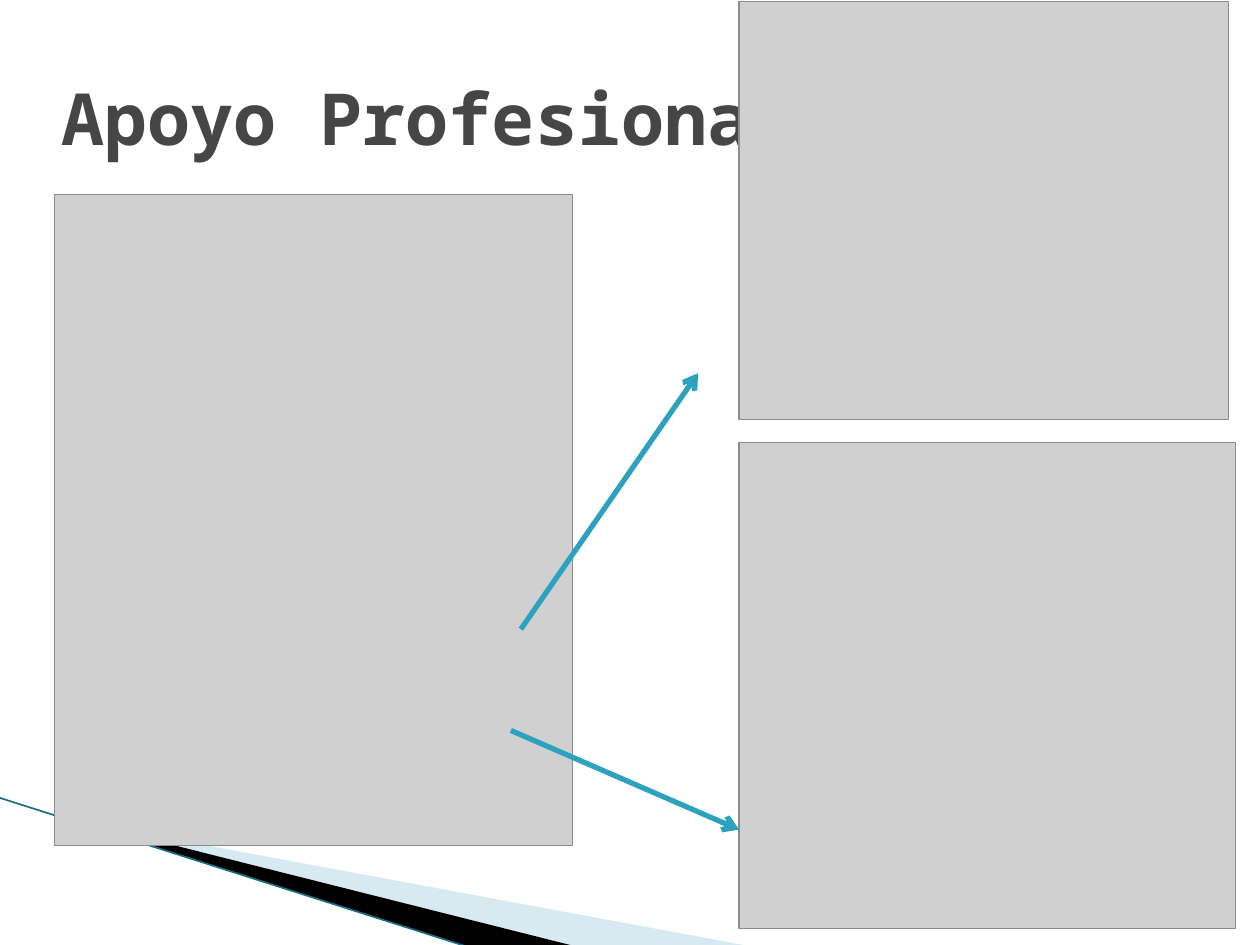
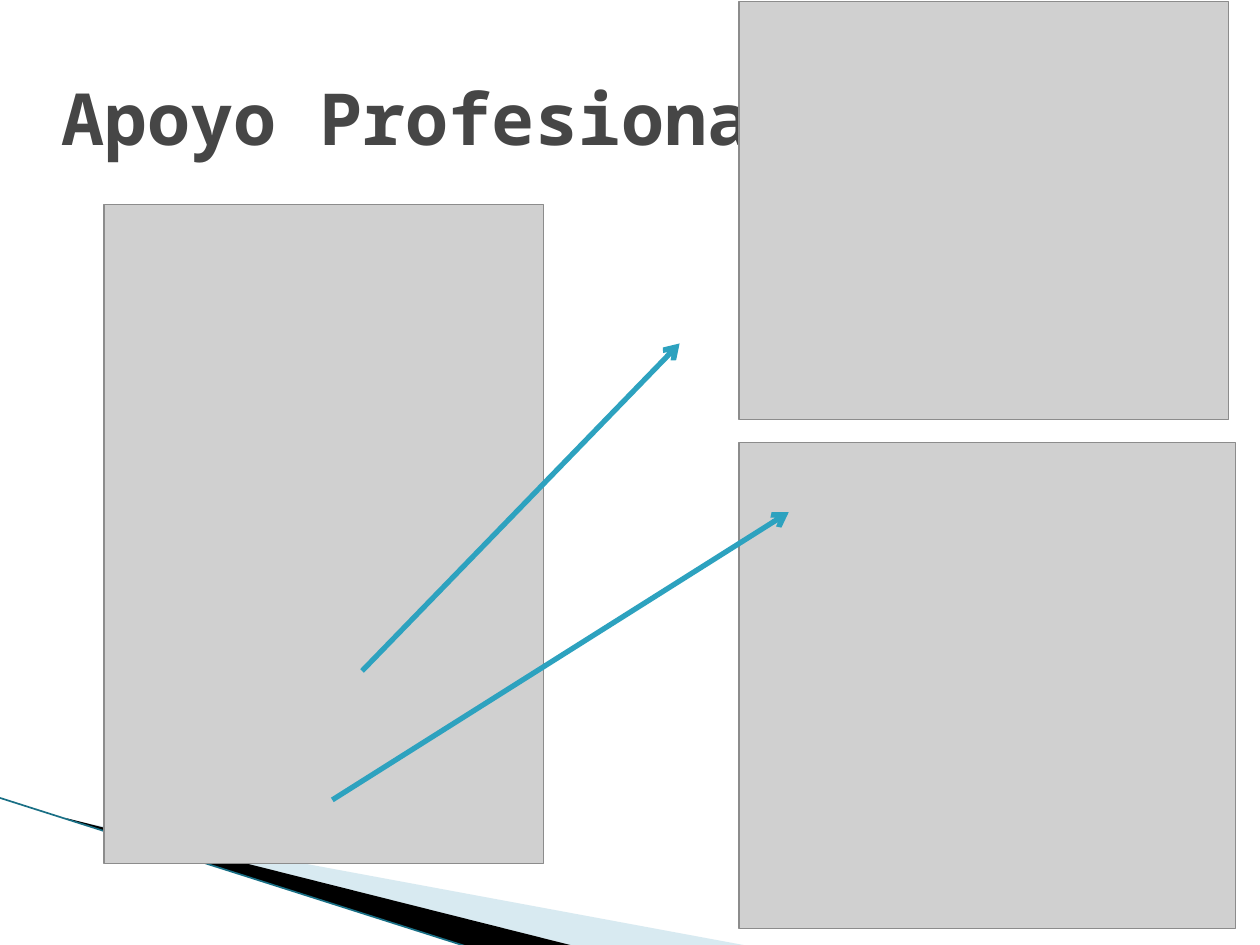
Before and after one commit to anfesmo/Drogas5aConvocatoria, a slide deck: slide 6 of themeforest-6705726-stroller-mobile-tablet-responsive-template/presentacion/odc_presentacion.pptx. Drawn at 1260x945 pixels with LibreOffice and Linux fonts; fonts in the diff are those of the drawing; grey boxes stand for pictures; background and template pictures are left out. Boxes give left, top, right and bottom in pixels: in the first picture for what was removed or moved away, otherwise in the second. Text is boxed around its words. In the diff, an @@ line names an element or a change of style, - is before the commit and + after.

```diff
--- a/themeforest-6705726-stroller-mobile-tablet-responsive-template/presentacion/odc_presentacion.pptx
+++ b/themeforest-6705726-stroller-mobile-tablet-responsive-template/presentacion/odc_presentacion.pptx
@@ picture: place and size @@
-picture at [54, 195, 572, 847]
+picture at [105, 204, 544, 863]
@@ arrow moved from (520, 629) - (698, 373) to (362, 670) - (679, 344) @@
@@ arrow added from (333, 800) to (789, 512), #2DA2BF 3 pt @@
@@ arrow removed from (512, 731) to (740, 829) @@
```
Also in this commit, not shown: 3 other slides changed.
